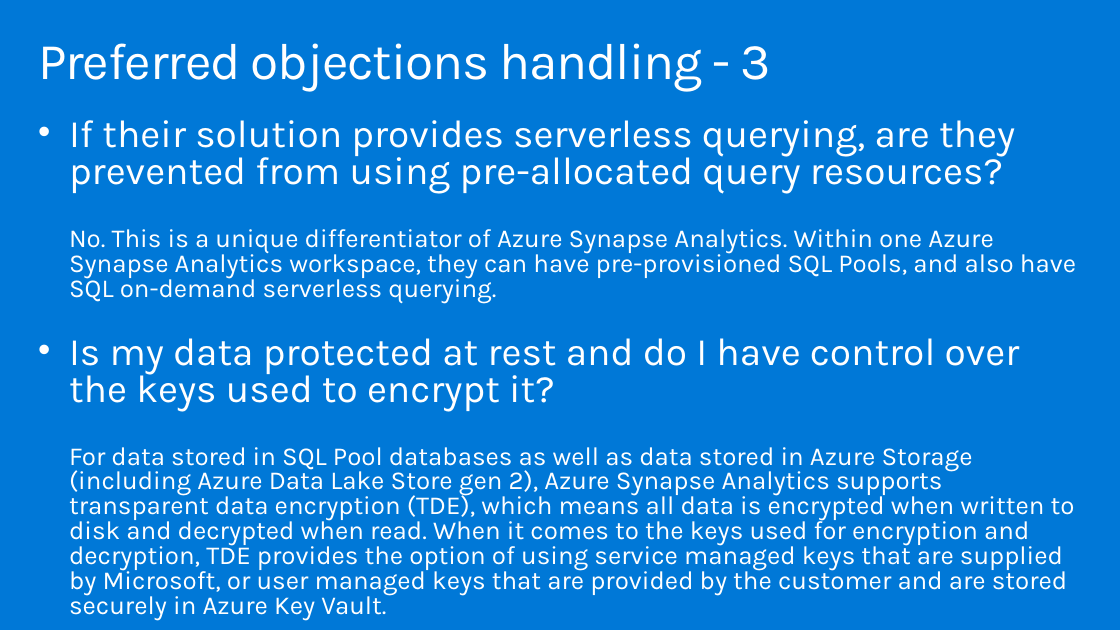
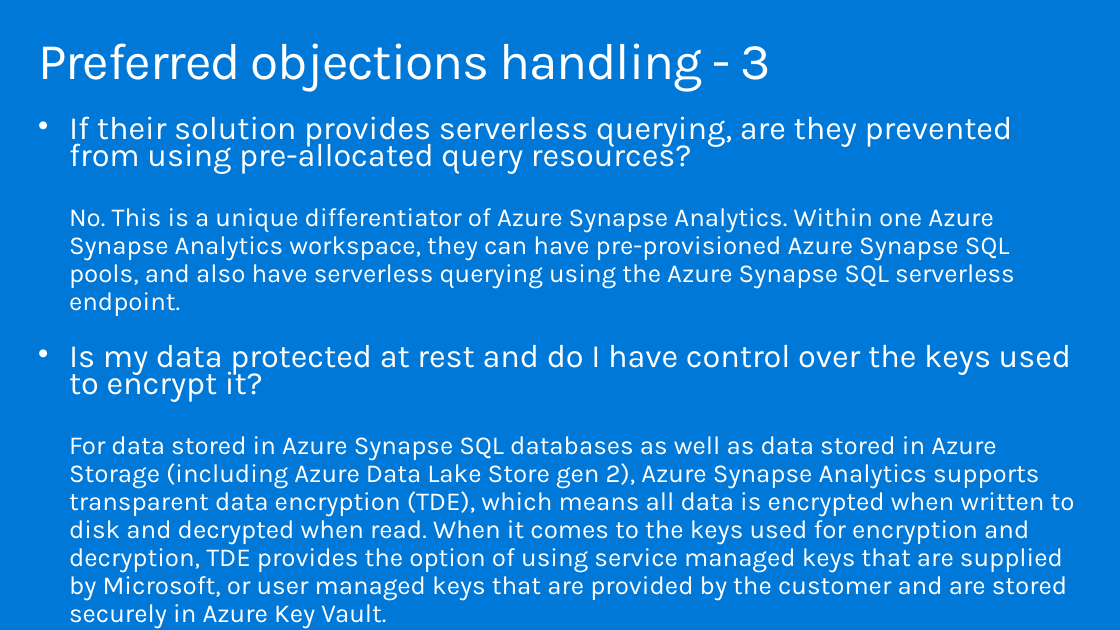
Before and after one commit to solliancenet/MCW-Azure-Synapse-Analytics, a slide deck: slide 33 of Whiteboard design session/WDS trainer presentation - Azure Synapse Analytics.pptx. Drawn at 1120x630 pixels with LibreOffice and Linux fonts; fonts in the diff are those of the drawing. Boxes give left, top, right and bottom in pixels: in the first picture for what was removed or moved away, otherwise in the second. Text is boxed around its words. In the diff, an @@ line names an element or a change of style, - is before the commit and + after.

Commit message:
updated deck

```diff
--- a/Whiteboard design session/WDS trainer presentation - Azure Synapse Analytics.pptx
+++ b/Whiteboard design session/WDS trainer presentation - Azure Synapse Analytics.pptx
@@ text at (x1=69, y1=116, x2=1071, y2=402): size 33.3 to 27.8 pt in "If their solution provides serverless querying, are ...", "Is my data protected at rest and ..."; line spacing 0.8 to 0.7; less space between paragraphs @@
@@ text at (x1=69, y1=208, x2=1015, y2=316): text changed @@
-  No. This is a unique differentiator of Azure Synapse Analytics. Within one Azure Synapse Analytics workspace, they can have pre-provisioned SQL Pools, and also have SQL on-demand serverless querying.
+  No. This is a unique differentiator of Azure Synapse Analytics. Within one Azure Synapse Analytics workspace, they can have pre-provisioned Azure Synapse SQL pools, and also have serverless querying using the Azure Synapse SQL serverless endpoint.
@@ text at (x1=69, y1=436, x2=1075, y2=629): text changed @@
-  For data stored in SQL Pool databases as well as data stored in Azure Storage (including Azure Data Lake Store gen 2), Azure Synapse Analytics supports transparent data encryption (TDE), which means all data is encrypted when written to disk and decrypted when read. When it comes to the keys used for encryption and decryption, TDE provides the option of using service managed keys that are supplied by Microsoft, or user managed keys that are provided by the customer and are stored securely in Azure Key Vault.
+  For data stored in Azure Synapse SQL databases as well as data stored in Azure Storage (including Azure Data Lake Store gen 2), Azure Synapse Analytics supports transparent data encryption (TDE), which means all data is encrypted when written to disk and decrypted when read. When it comes to the keys used for encryption and decryption, TDE provides the option of using service managed keys that are supplied by Microsoft, or user managed keys that are provided by the customer and are stored securely in Azure Key Vault.
```
Also in this commit, not shown: 26 other slides changed, 2 other files.
